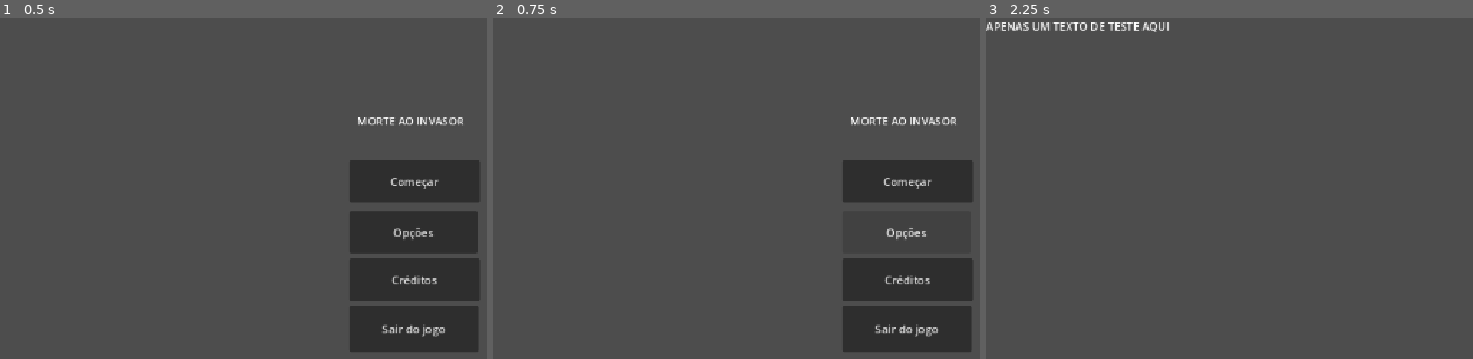
Above: before the commit, frames 1-3 (left to right).
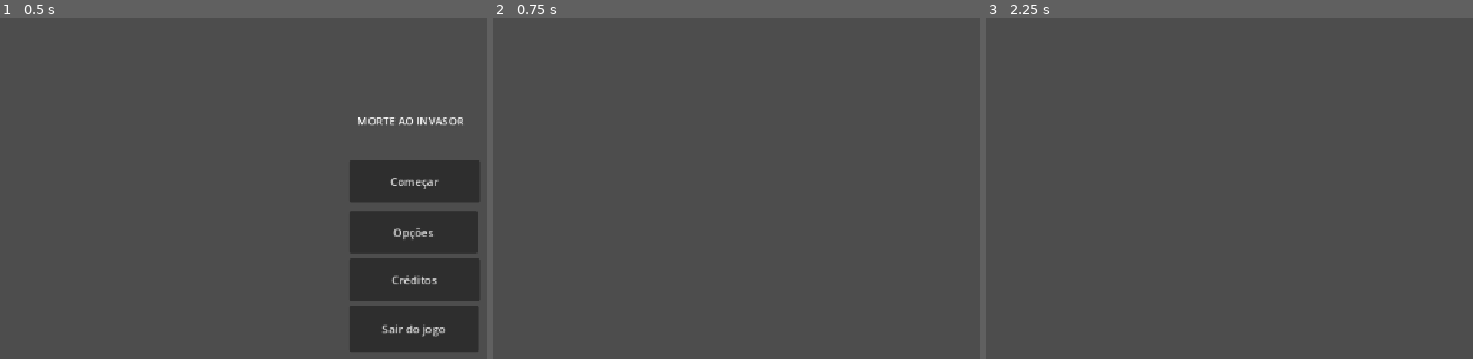
Above: after the commit, the same moments.

Repository: devklebinho/morte-ao-invasor
Game: Godot game, scene res://Scenes/main_menu.tscn
The game is run twice, just before and just after one commit, with the same random seed, the same clock (stepped at 60 frames per second) and the same inputs.
Inputs (mouse positions are in pixels of both pictures, inside the frame that each line leads up to):
- Up to frame 1 (0.5 s): no input
- Up to frame 2 (0.75 s): click "Opções" at 0.5 s
- Up to frame 3 (2.25 s): click (1399, 280) at 1.25 s, where only the run before the commit has a clickable "Créditos"; click (1399, 181) at 2 s, where only the run before the commit has a clickable "Começar"

Frame 1 is identical in both runs. In frame 2, 10% of the frame differs, in the area x 71-99%, y 29-98%; in frame 3, 0.6%.

Commit message:
setting button actions

Diff:
--- a/Scripts/MainMenu.gd
+++ b/Scripts/MainMenu.gd
@@ -1,14 +1,14 @@
 extends Node
 
-#AQUI COMEÇA O JOGO, TROCAR PARA A CENA INICIAL DEPOIS
 func _on_start_pressed() -> void:
 	get_tree().change_scene_to_file("res://Scenes/proto_gameplay.tscn")
 
 func _on_options_pressed() -> void:
-	#get_tree().change_scene_to_file("res://Scenes/options.tscn")
-	pass
+		get_tree().change_scene_to_file("res://Scenes/Options.tscn")
+
 func _on_credits_pressed() -> void:
-	#get_tree().change_scene_to_file("res://Scenes/credits.tscn")
+	#get_tree().change_scene_to_file("res://Scenes/Options.tscn")
+	print("Imagine Credits here! It will be implemented after")
 	pass # Replace with function body.
 
 func _on_quit_pressed() -> void:
Not shown, added: Arts/Animations/.gitkeep
Not shown, added: Arts/Sprites/.gitkeep
